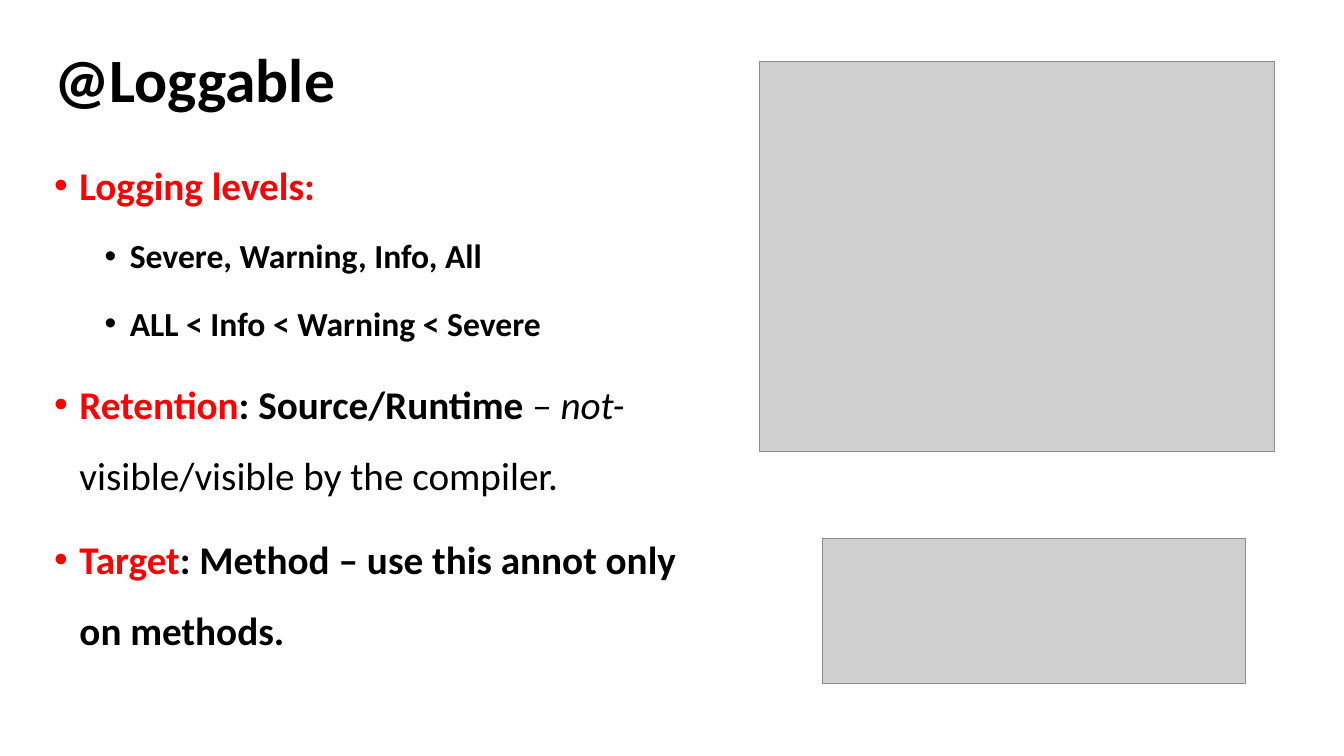
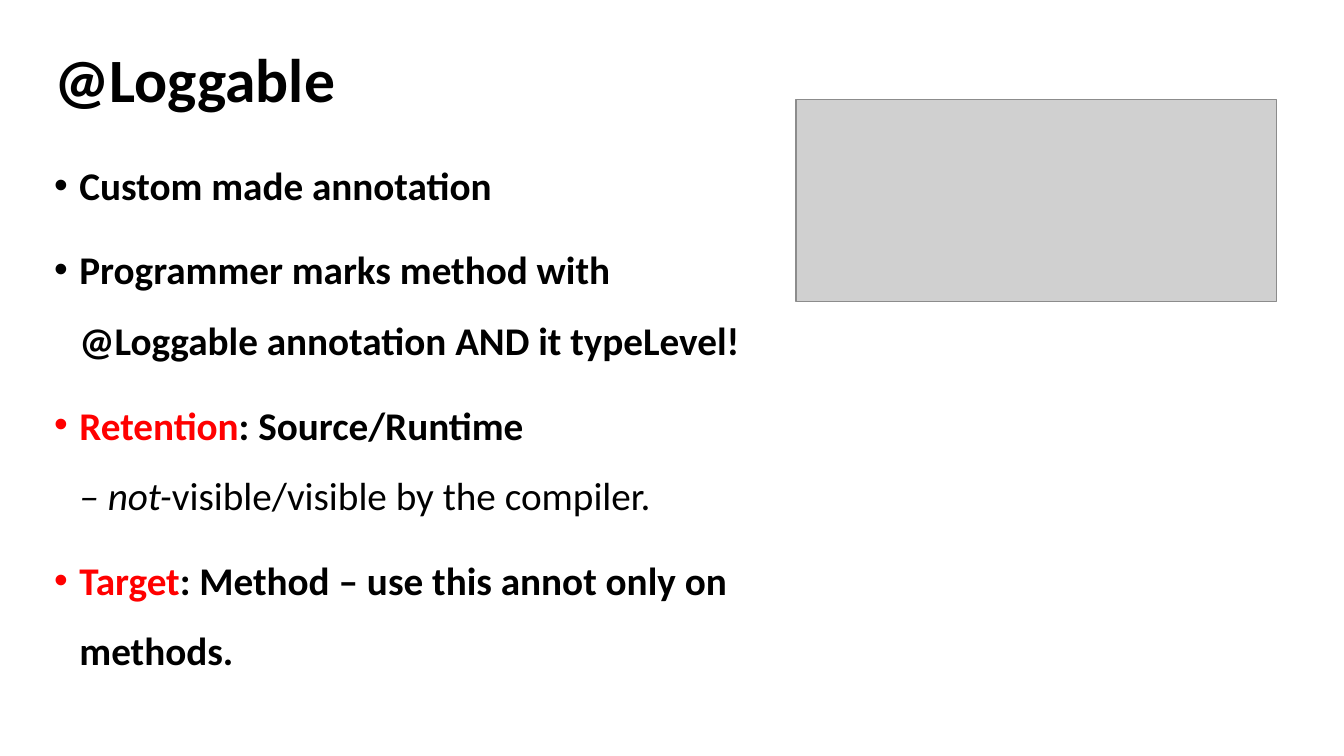
Before and after one commit to akotek/AOP, a slide deck: slide 12 of src/Final Project Presentation.pptx (slide 7 before the commit). Drawn at 1344x756 pixels with LibreOffice and Linux fonts; fonts in the diff are those of the drawing; grey boxes stand for pictures. Boxes give left, top, right and bottom in pixels: in the first picture for what was removed or moved away, otherwise in the second. Text is boxed around its words. In the diff, an @@ line names an element or a change of style, - is before the commit and + after.

Commit message:
Logging aspects implementation

```diff
--- a/src/Final Project Presentation.pptx
+++ b/src/Final Project Presentation.pptx
@@ picture removed at (760,62,1274,453) @@
@@ picture added at (797,99,1277,301) @@
@@ text at (79,172,739,362): text changed; size 24 to 28 pt @@
-• Logging levels:
-  • Severe, Warning, Info, All
-  • ALL < Info < Warning < Severe
+• Custom made annotation
+• Programmer marks method with @Loggable annotation AND it typeLevel!
@@ picture removed at (823,539,1245,684) @@
```
Also in this commit, not shown: 8 other slides changed, 10 slides added, 1 slide removed, 17 other files.
